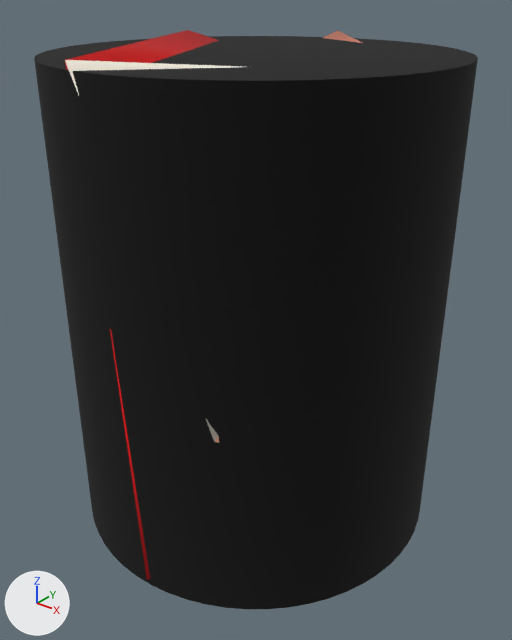
The glTF model python-helpers/artifacts/renders/gltf/16479220.glb as it was, and as the next commit left it.
One viewpoint serves both versions: a 50 mm camera at (1.42, -1.77, -31.24) aimed at (0.03, -0.03, -32.32). Lighting does not change. The marker at lower left points along +X, +Y and +Z. The picture after the commit comes second. Where no turn or scale is listed for an object, it has been applied to the vertices.

Before the edit, the objects in view are built like this:
```python
mat_material_10 = principled_material('Material_10')
mat_material_10.base_color = (0.678, 0.0, 0.0)  # red #d70000
mat_material_10.roughness = 1.0
mat_material_11 = principled_material('Material_11')
mat_material_11.base_color = (0.498, 0.0, 0.0)  # red #bb0000
mat_material_11.roughness = 1.0
mat_material_3 = principled_material('Material_3')
mat_material_3.base_color = (0.996, 0.918, 0.8)  # pale yellow #fff6e7
mat_material_3.roughness = 1.0
me_mesh1 = bpy.data.meshes.new('mesh1')
me_mesh1.from_pydata(...)  # a 60-sided cylinder along z spanning x -0.64..0.64, y -0.63..0.65, z -33.05..-31.44
me_mesh1.materials.append(mat_material_1)  # black #000000
me_mesh10 = bpy.data.meshes.new('mesh10')
me_mesh10.from_pydata(...)  # 4 vertices, 4 faces; spans x -0.64..0.601, y -0.64..0.027, z -33.028..-32.125
me_mesh10.materials.append(mat_material_10)  # red #d70000
me_mesh11 = bpy.data.meshes.new('mesh11')
me_mesh11.from_pydata(...)  # 4 vertices, 4 faces; spans x -0.564..0.487, y -0.639..0.308, z -32.173..-31.42
me_mesh11.materials.append(mat_material_11)  # red #bb0000
me_mesh3 = bpy.data.meshes.new('mesh3')
me_mesh3.from_pydata(...)  # 4 vertices, 4 faces; spans x -0.399..0.627, y -0.639..0.144, z -32.408..-31.42
me_mesh3.materials.append(mat_material_3)  # pale yellow #fff6e7
ob_mesh1 = bpy.data.objects.new('mesh1', me_mesh1)
ob_mesh1.location = (0.0, 0.0, 0.0)
ob_mesh10 = bpy.data.objects.new('mesh10', me_mesh10)
ob_mesh10.location = (0.0, 0.0, 0.0)
ob_mesh11 = bpy.data.objects.new('mesh11', me_mesh11)
ob_mesh11.location = (0.0, 0.0, 0.0)
ob_mesh3 = bpy.data.objects.new('mesh3', me_mesh3)
ob_mesh3.location = (0.0, 0.0, 0.0)
```
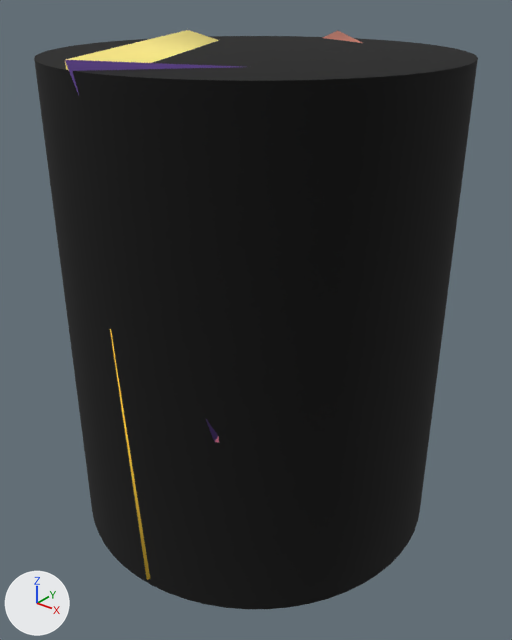
Where the change shows, as pixel boxes [x1, y1, x2, y2] in the pictures (512 x 640 px):
'mesh11', recoloured (red to yellow): [65, 30, 219, 70] in both
'mesh3', recoloured: [65, 60, 241, 442] in both
'mesh10', recoloured: [110, 329, 150, 580] in both

Patch to the scene script:
```diff
--- a/python-helpers/artifacts/renders/gltf/16479220.glb.py
+++ b/python-helpers/artifacts/renders/gltf/16479220.glb.py
@@ mat_material_3 @@
 mat_material_3 = principled_material('Material_3')
-mat_material_3.base_color = (0.996, 0.918, 0.8)  # pale yellow #fff6e7
+mat_material_3.base_color = (0.0941, 0.0431, 0.227)  # purple #563b83
 mat_material_3.roughness = 1.0
@@ mat_material_10 @@
 mat_material_10 = principled_material('Material_10')
-mat_material_10.base_color = (0.678, 0.0, 0.0)  # red #d70000
+mat_material_10.base_color = (0.984, 0.635, 0.051)  # yellow #fdd140
 mat_material_10.roughness = 1.0
@@ mat_material_11 @@
 mat_material_11 = principled_material('Material_11')
-mat_material_11.base_color = (0.498, 0.0, 0.0)  # red #bb0000
+mat_material_11.base_color = (0.969, 0.82, 0.239)  # yellow #fbea86
 mat_material_11.roughness = 1.0
```
